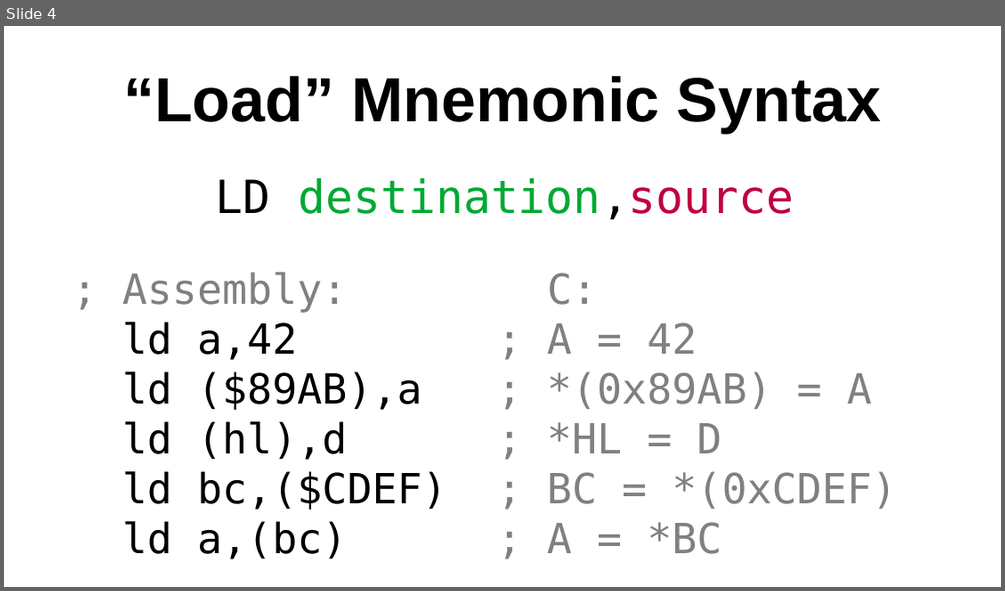
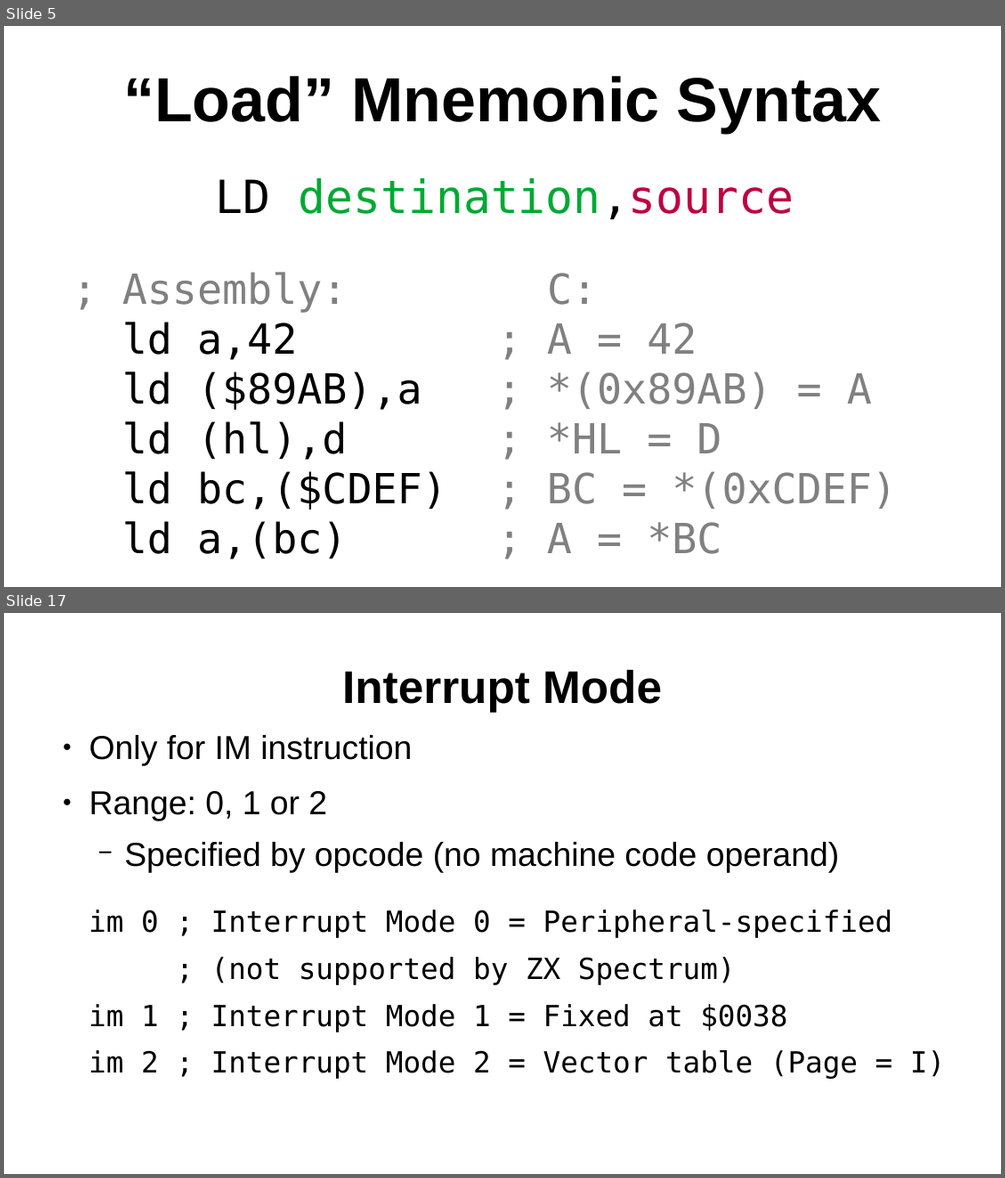
Before and after one commit to SlithyMatt/zxs-assembly-tutorial, a slide deck: Lesson2/Lesson2.odp. Shown one above the other, each under a label of ours: slide 4 before the commit, slides 5 and 17 after it; the slides between them are not shown. The pictures are 1005x591 and 1005x1178 pixels, drawn with LibreOffice and Linux fonts; fonts in the diff are those of the drawing. Boxes give left, top, right and bottom in pixels: in the first picture for what was removed or moved away, otherwise in the second. Text is boxed around its words. In the diff, an @@ line names an element or a change of style, - is before the commit and + after.

```diff
--- a/Lesson2/Lesson2.odp
+++ b/Lesson2/Lesson2.odp
@@ slide 17 added at (4, 613, 1001, 1174), background #FFFFFF @@
@@ title added at (342, 669, 662, 712), 44 pt, text #000000, bold @@
+Interrupt Mode
@@ text added at (89, 735, 945, 1078), 28 pt, text #000000 @@
+● Only for IM instruction
+● Range: 0, 1 or 2
+  − Specified by opcode (no machine code operand)
+im 0 ; Interrupt Mode 0 = Peripheral-specified
+; (not supported by ZX Spectrum)
+im 1 ; Interrupt Mode 1 = Fixed at $0038
+im 2 ; Interrupt Mode 2 = Vector table (Page = I)
@@ what was slide 4 is now slide 5 @@
```
Also in this commit, not shown: 2 slides changed, 12 other slides added.
